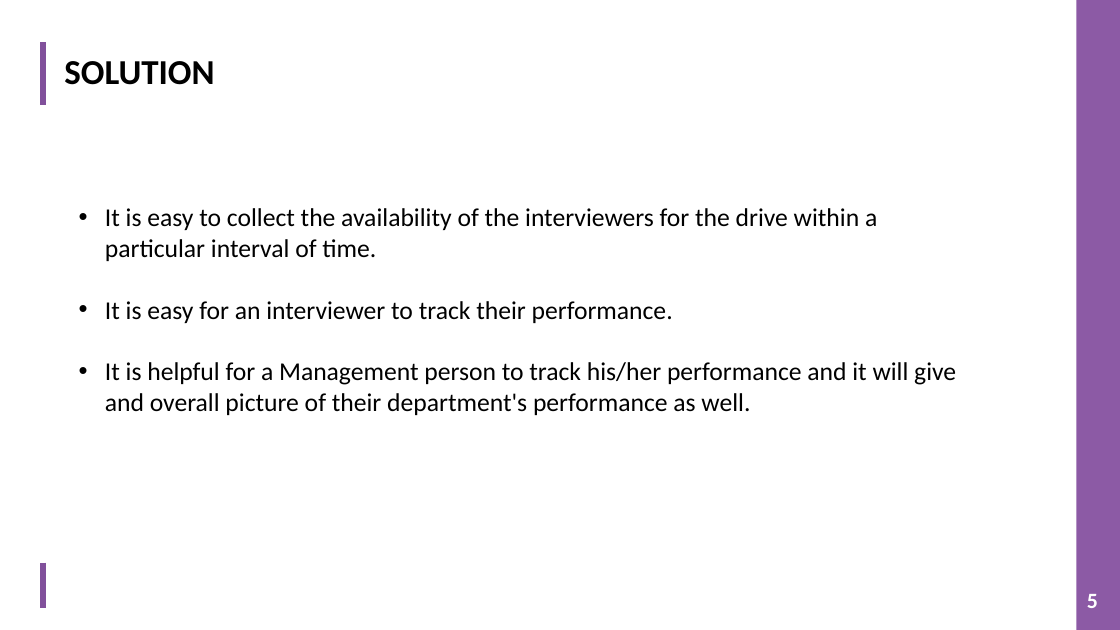
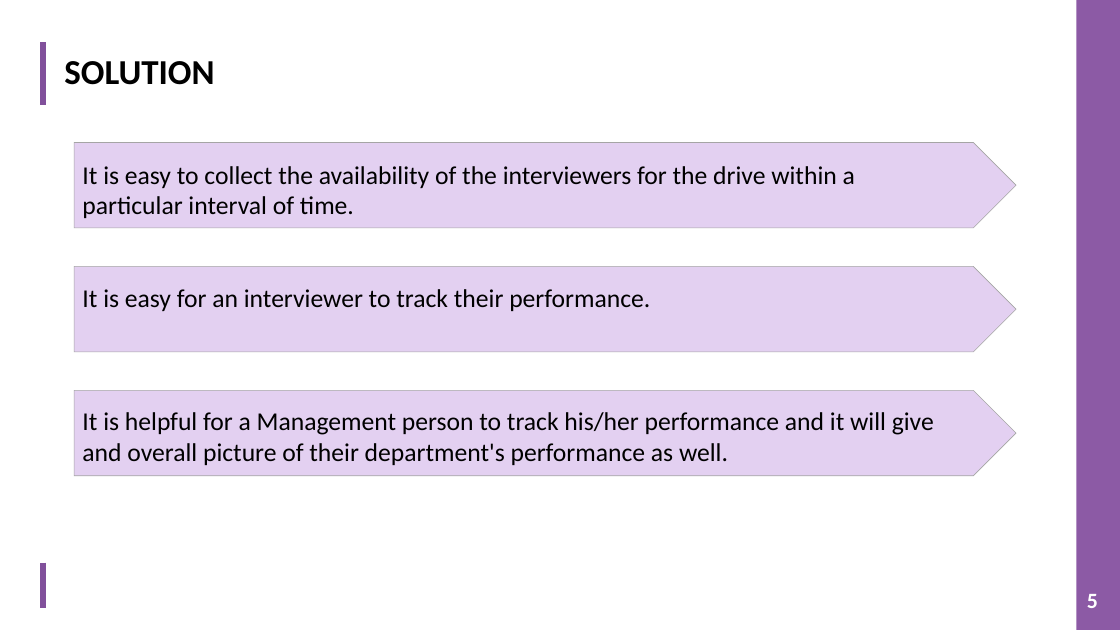
Before and after one commit to TeamAlpha01/Project, a slide deck: slide 5 of Demo PPT/IMS PPT.pptx. Drawn at 1120x630 pixels with LibreOffice and Linux fonts; fonts in the diff are those of the drawing; background and template pictures are left out. Boxes give left, top, right and bottom in pixels: in the first picture for what was removed or moved away, otherwise in the second. Text is boxed around its words. In the diff, an @@ line names an element or a change of style, - is before the commit and + after.

```diff
--- a/Demo PPT/IMS PPT.pptx
+++ b/Demo PPT/IMS PPT.pptx
@@ pentagon arrow added at (74, 143, 1016, 229), fill #E3D0F1, outline #A5A5A5 0.5 pt @@
@@ text "It is easy to collect ...": place and size @@
-text "It is easy to collect ..." at (105, 208, 956, 415)
+text "It is easy to collect ..." at (82, 166, 934, 465)
@@ text "It is easy to collect ..." at (82, 166, 934, 465): bullet • to none @@
@@ pentagon arrow added at (74, 266, 1016, 352), fill #E3D0F1, outline #A5A5A5 0.5 pt @@
@@ pentagon arrow added at (74, 391, 1016, 476), fill #E3D0F1, outline #A5A5A5 0.5 pt @@
```
Also in this commit, not shown: 3 other slides changed, 1 slide added.
